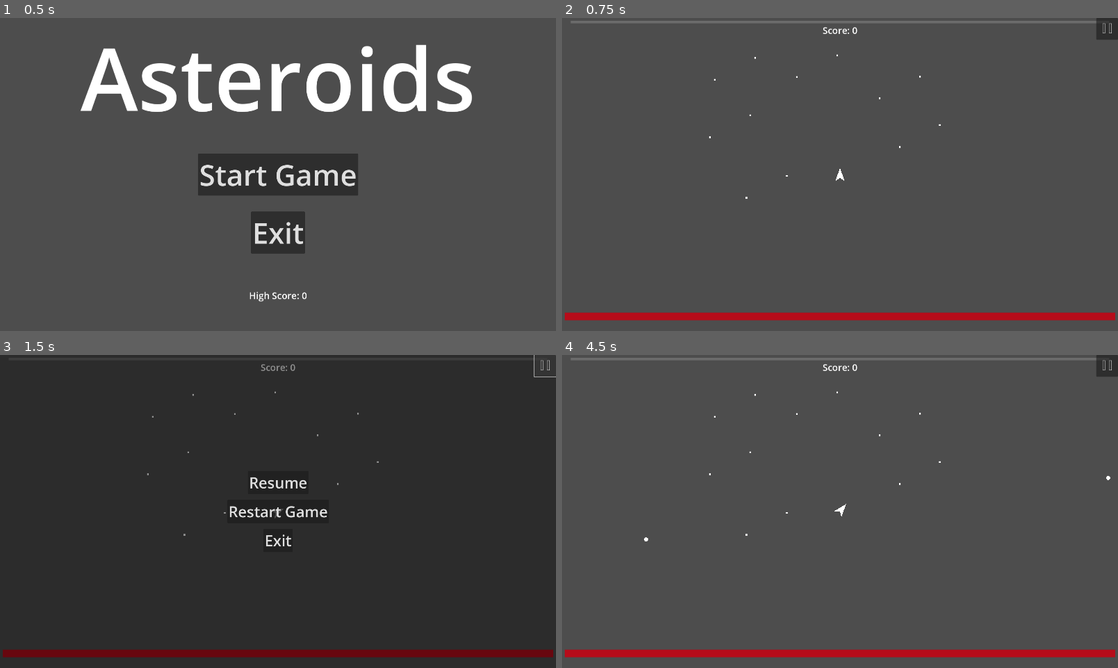
Above: before the commit, frames 1-4 (two rows, left to right).
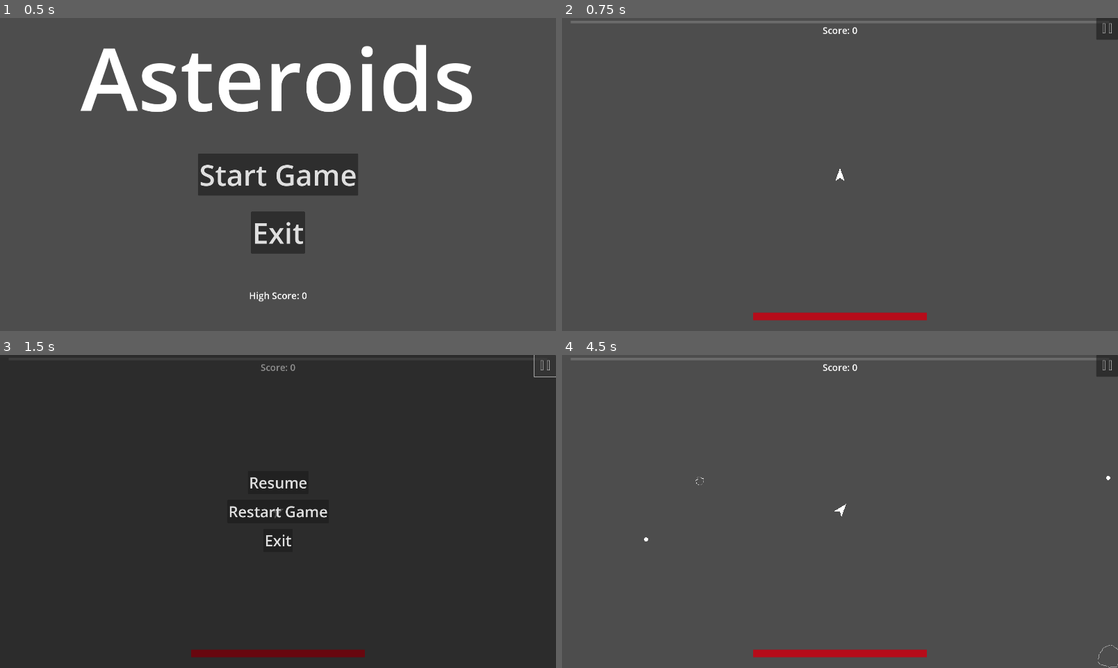
Above: after the commit, the same moments.

Repository: CoilSeb/AsteroidsPersonal
Game: Godot game, scene res://Scenes/Screens/Start Screen/StartScreen.tscn
The game is run twice, just before and just after one commit, with the same random seed, the same clock (stepped at 60 frames per second) and the same inputs.
Inputs (mouse positions are in pixels of both pictures, inside the frame that each line leads up to):
- Up to frame 1 (0.5 s): no input
- Up to frame 2 (0.75 s): click "Start Game" at 0.5 s
- Up to frame 3 (1.5 s): click (544, 364) at 1.25 s
- Up to frame 4 (4.5 s): click "Restart Game" at 2 s; tap Enter at 2.75 s; move the mouse to (962, 495) at 2.77 s; hold D (rotate_right) 2.78-3.53 s; hold Right mouse button (M2) 2.78-3.53 s; tap Space (shoot) at 3.05, 3.6 s; move the mouse to (728, 527) at 3.52 s; hold A (rotate_left) 3.53-4.28 s; right-click (728, 527) at 3.8 s; move the mouse to (895, 442) at 4.27 s; press the mouse at (895, 442) at 4.28 s; hold D (rotate_right) from 4.28 s (still down)

Frame 1 is identical in both runs. In frame 2, 1.8% of the frame differs, in the area x 0-100%, y 11-97%; in frame 3, 1.7%; in frame 4, 1.9%, in the area x 0-100%, y 11-100%.

Commit message:
Add collision layer and mask to Experience and Collection_Range nodes

Diff:
--- a/Global Scripts/Global.gd
+++ b/Global Scripts/Global.gd
@@ -14,10 +14,10 @@
 var exp_threshold
 var exp_level
 
-var tier1_damage = {
-	"damage_up": false,
-	"attack_speed_up": false,
-	"bullet_speed_up": false,
+var damage_up = {
+	"damage_up1": false,
+	"damage_up2": false,
+	"damage_up3": false,
 }
 
 var health_up = {
@@ -40,12 +40,16 @@
 	bullet_speed = 0
 	collision_damage = 10
 	exp = 0
-	exp_threshold = 1
+	exp_threshold = 70
 	exp_level = 0
 
-	tier1_damage["damage_up"] = false
-	tier1_damage["attack_speed_up"] = false
-	tier1_damage["bullet_speed_up"] = false
+	damage_up["damage_up1"] = false
+	damage_up["damage_up2"] = false
+	damage_up["damage_up3"] = false
+
+	health_up["health_up1"] = false
+	health_up["health_up2"] = false
+	health_up["health_up3"] = false
 
 
 func save_score():
--- a/Scenes/Experience/Experience.tscn
+++ b/Scenes/Experience/Experience.tscn
@@ -11,6 +11,7 @@
 
 [node name="Experience" type="Area2D"]
 collision_layer = 8
+collision_mask = 16
 script = ExtResource("1_up6ha")
 
 [node name="Sprite2D" type="Sprite2D" parent="."]
--- a/Scenes/Player/Player.gd
+++ b/Scenes/Player/Player.gd
@@ -25,7 +25,6 @@
 	immunity_timer.set_one_shot(true)
 	immunity_timer.start(2)
 	Ui.increase_score(0)
-	Ui.update_health(Global.max_health)
 
 
 # Called every frame. 'delta' is the elapsed time since the previous frame.
@@ -71,7 +70,6 @@
 		bulletInstance.global_position = global_position  # Set the bullet's position
 		bulletInstance.direction = Vector2.UP.rotated(rotation)  # Set the bullet's direction
 		shootTimer.start(1 - (0.65 * Global.attack_speed))
-		print(thrust)
 
 	if Global.health <= 0:
 		destroy()
--- a/Scenes/Player/Player.tscn
+++ b/Scenes/Player/Player.tscn
@@ -30,6 +30,7 @@
 polygon = PackedVector2Array(0, -14.5352, -16, 15.2112, 0, 7.77463, 16, 15.2112)
 
 [node name="Collection_Range" type="Area2D" parent="."]
+collision_layer = 16
 collision_mask = 8
 
 [node name="CollisionShape2D" type="CollisionShape2D" parent="Collection_Range"]
--- a/Scenes/Screens/Game Scene/GameScene.gd
+++ b/Scenes/Screens/Game Scene/GameScene.gd
@@ -3,10 +3,25 @@
 @onready var Ui = get_node("UI")
 @onready var ScoreLabel = Ui.get_node("Score_Label")
 @onready var spawnTimer = $SpawnTimer
+@onready var wave_timer = $WaveTimer
+@onready var timer_wave = $Timer_Wave
+@onready var timer_wave_2 = $Timer_Wave2
+@onready var timer_wave_3 = $Timer_Wave3
+@onready var timer_wave_4 = $Timer_Wave4
+@onready var timer_wave_5 = $Timer_Wave5
+@onready var timer_wave_6 = $Timer_Wave6
+@onready var timer_wave_7 = $Timer_Wave7
+@onready var timer_wave_8 = $Timer_Wave8
+@onready var timer_wave_9 = $Timer_Wave9
+@onready var timer_wave_10 = $Timer_Wave10
 
 var playerScene = preload("res://Scenes/Player/Player.tscn")
 var player = true
 var screen_size
+var asteroids_to_spawn = 5
+var asteroids_spawned = 0
+var wave_spawned = false
+var wave_timer_time = 10
 
 var asteroid_scenes = {
 	0: preload("res://Scenes/Asteroids/Medium Asteroid/Medium_asteroid.tscn"),
@@ -30,6 +45,10 @@
 		playerInstance.position = Vector2(screen_size.x/2, screen_size.y/2)
 		#print(playerInstance.position)
 		player = true
+	if wave_timer.time_left == 0:
+		spawn_wave()
+	if wave_spawned == true:
+		asteroids_to_spawn += 1
 
 
 func game_over():
@@ -42,6 +61,12 @@
 		#if child.name != "UI":
 			##print("Deleting Child: ", child.name)
 			#child.queue_free()
+
+
+func spawn_wave():
+	wave_timer.start(wave_timer_time)
+	spawnTimer.start(1)
+	wave_timer_time *= 1.5
 
 
 func spawn_Asteroid():
@@ -61,4 +86,10 @@
 
 
 func _on_spawn_timer_timeout():
-	spawn_Asteroid()
+	if asteroids_spawned <= asteroids_to_spawn:
+		spawn_Asteroid()
+		asteroids_spawned += 1
+	if asteroids_spawned == asteroids_to_spawn:
+		spawnTimer.stop()
+		asteroids_spawned = 0
+		wave_spawned = true
--- a/Scenes/Screens/Game Scene/GameScene.tscn
+++ b/Scenes/Screens/Game Scene/GameScene.tscn
@@ -1,8 +1,7 @@
-[gd_scene load_steps=4 format=3 uid="uid://cl0s7o04ccses"]
+[gd_scene load_steps=3 format=3 uid="uid://cl0s7o04ccses"]
 
 [ext_resource type="Script" path="res://Scenes/Screens/Game Scene/GameScene.gd" id="1_m8r6t"]
 [ext_resource type="PackedScene" uid="uid://c0jlxjxdu4vma" path="res://Scenes/UI/UI.tscn" id="2_u5fmq"]
-[ext_resource type="PackedScene" uid="uid://bd0t3aoaevkyw" path="res://Scenes/Experience/Experience.tscn" id="3_r0m8p"]
 
 [node name="GameScene" type="Node2D"]
 z_index = -1
@@ -13,43 +12,50 @@
 [node name="UI" parent="." instance=ExtResource("2_u5fmq")]
 
 [node name="SpawnTimer" type="Timer" parent="."]
-wait_time = 2.5
 autostart = true
 
-[node name="Experience" parent="." instance=ExtResource("3_r0m8p")]
-position = Vector2(667, 138)
+[node name="WaveTimer" type="Timer" parent="."]
+one_shot = true
+autostart = true
 
-[node name="Experience2" parent="." instance=ExtResource("3_r0m8p")]
-position = Vector2(650, 336)
+[node name="Timer_Wave" type="Timer" parent="."]
+one_shot = true
+autostart = true
 
-[node name="Experience3" parent="." instance=ExtResource("3_r0m8p")]
-position = Vector2(776, 545)
+[node name="Timer_Wave2" type="Timer" parent="."]
+one_shot = true
+autostart = true
 
-[node name="Experience4" parent="." instance=ExtResource("3_r0m8p")]
-position = Vector2(1305, 370)
+[node name="Timer_Wave3" type="Timer" parent="."]
+one_shot = true
+autostart = true
 
-[node name="Experience5" parent="." instance=ExtResource("3_r0m8p")]
-position = Vector2(1236, 202)
+[node name="Timer_Wave4" type="Timer" parent="."]
+one_shot = true
+autostart = true
 
-[node name="Experience6" parent="." instance=ExtResource("3_r0m8p")]
-position = Vector2(950, 129)
+[node name="Timer_Wave5" type="Timer" parent="."]
+one_shot = true
+autostart = true
 
-[node name="Experience7" parent="." instance=ExtResource("3_r0m8p")]
-position = Vector2(528, 213)
+[node name="Timer_Wave6" type="Timer" parent="."]
+one_shot = true
+autostart = true
 
-[node name="Experience8" parent="." instance=ExtResource("3_r0m8p")]
-position = Vector2(511, 411)
+[node name="Timer_Wave7" type="Timer" parent="."]
+one_shot = true
+autostart = true
 
-[node name="Experience9" parent="." instance=ExtResource("3_r0m8p")]
-position = Vector2(637, 620)
+[node name="Timer_Wave8" type="Timer" parent="."]
+one_shot = true
+autostart = true
 
-[node name="Experience10" parent="." instance=ExtResource("3_r0m8p")]
-position = Vector2(1166, 445)
+[node name="Timer_Wave9" type="Timer" parent="."]
+one_shot = true
+autostart = true
 
-[node name="Experience11" parent="." instance=ExtResource("3_r0m8p")]
-position = Vector2(1097, 277)
-
-[node name="Experience12" parent="." instance=ExtResource("3_r0m8p")]
-position = Vector2(811, 204)
+[node name="Timer_Wave10" type="Timer" parent="."]
+one_shot = true
+autostart = true
 
 [connection signal="timeout" from="SpawnTimer" to="." method="_on_spawn_timer_timeout"]
--- a/Scenes/UI/UI.gd
+++ b/Scenes/UI/UI.gd
@@ -21,7 +21,7 @@
 @onready var utility_upgrade_button = $Upgrade_Menu/Utility_Upgrade
 
 var score = 0
-var num_of_damage_upgrades = 1
+var num_of_damage_upgrades = 0
 var damage_upgrade = null
 var checked_damage = false
 var d
@@ -41,7 +41,8 @@
 	exit_button.connect("pressed", _on_ExitButton_pressed)
 	pause_menu.visible = false
 	restart_button.visible = false
-	update_max_health(5000)
+	update_max_health(0)
+	update_health(0)
 
 
 
@@ -99,7 +100,9 @@
 
 func update_health(amount):
 	Global.health += amount
+	#print("Health: ", Global.health)
 	health_bar.value = Global.health
+	#print("Health_Bar: ", health_bar.value)
 	#print(health_bar.value)
 	if Global.health <= 0:
 		score_label.set("theme_override_font_sizes/font_size", 56)
@@ -115,7 +118,9 @@
 
 func update_max_health(amount):
 	Global.max_health += amount
-	health_bar.max_value += amount
+	#print("Max_Health: ", Global.max_health)
+	health_bar.max_value = Global.max_health
+	#print("Health_Bar_Max: ", health_bar.max_value)
 	if health_bar.max_value >= 950:
 		health_bar.size.x = 1900
 		health_bar_bg.size.x = 1900
@@ -176,14 +181,21 @@
 
 
 func get_damage_upgrade():
-	if d == 0 && Global.tier1_damage["damage_up"] == false:
-		damage_upgrade = "damage_up"
-		damage_upgrade_button.text = "Damage Up \nIncrease bullet damage by 2.5"
-		return
-	elif d == 1 && Global.tier1_damage["attack_speed_up"] == false:
-		damage_upgrade = "attack_speed_up"
-		damage_upgrade_button.text = "Attack Speed Up \nIncrease attack speed by 20%"
-		return
+	if d == 0:
+		if Global.damage_up["damage_up1"] == false:
+			damage_upgrade = "damage_up1"
+			damage_upgrade_button.text = "Damage Up \nIncrease damage by 1.5"
+			return
+		if Global.damage_up["damage_up2"] == false:
+			damage_upgrade = "damage_up2"
+			damage_upgrade_button.text = "Damage Up \nIncrease damage by 2.25 \nDecrease attack speed by 10%"
+			return
+		if Global.damage_up["damage_up3"] == false:
+			damage_upgrade = "damage_up3"
+			damage_upgrade_button.text = "Damage Up \nIncrease damage by 3 \nDecrease attack speed by 20%"
+			return
+		d += 1
+		get_damage_upgrade()
 	else:
 		if(d > num_of_damage_upgrades && checked_damage == true):
 			damage_upgrade_button.text = "OUT OF UPGRADES"
@@ -203,11 +215,11 @@
 			return
 		if Global.health_up["health_up2"] == false:
 			health_upgrade = "health_up2"
-			health_upgrade_button.text = "Health Up \nIncrease health by 100 and become % slower"
+			health_upgrade_button.text = "Health Up \nIncrease health by 100 \nReduce thrust by 10"
 			return
 		if Global.health_up["health_up3"] == false:
 			health_upgrade = "health_up3"
-			health_upgrade_button.text = "Health Up \nIncrease health by 150 and become % slower"
+			health_upgrade_button.text = "Health Up \nIncrease health by 150 \nReduce thrust by 15"
 			return
 		h += 1
 		get_health_upgrade()
@@ -224,12 +236,17 @@
 
 func apply_upgrade(upgrade):
 	if damage_upgrade != null:
-		if upgrade == "damage_up":
-			Global.damage += 2.5
-			Global.tier1_damage["damage_up"] = true
-		if upgrade == "attack_speed_up":
-			Global.attack_speed += 0.1
-			Global.tier1_damage["attack_speed_up"] = true
+		if upgrade == "damage_up1":
+			Global.damage += 1.5
+			Global.damage_up["damage_up1"] = true
+		if upgrade == "damage_up2":
+			Global.damage += 2.25
+			Global.attack_speed -= Global.attack_speed * 0.1
+			Global.damage_up["damage_up2"] = true
+		if upgrade == "damage_up3":
+			Global.damage += 3
+			Global.attack_speed -= Global.attack_speed * 0.20
+			Global.damage_up["damage_up3"] = true
 		damage_upgrade = null
 
 	if health_upgrade != null:
@@ -245,6 +262,6 @@
 		if upgrade == "health_up3":
 			update_max_health(150)
 			update_health(150)
-			Global.move_speed -= 10
+			Global.move_speed -= 15
 			Global.health_up["health_up3"] = true
 		health_upgrade = null
